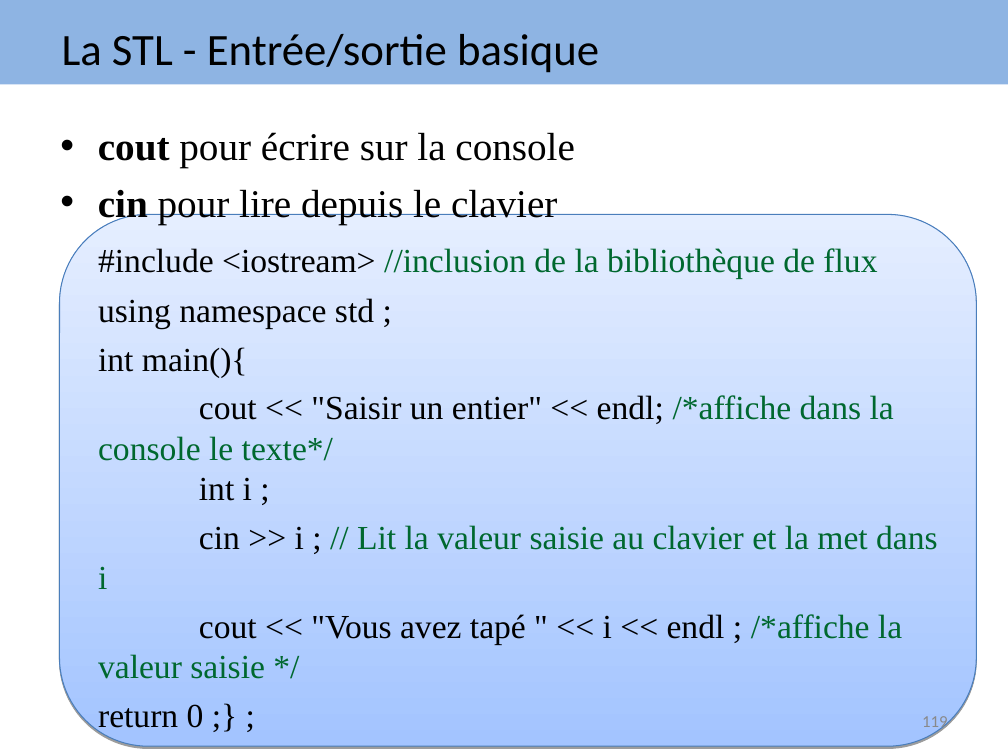
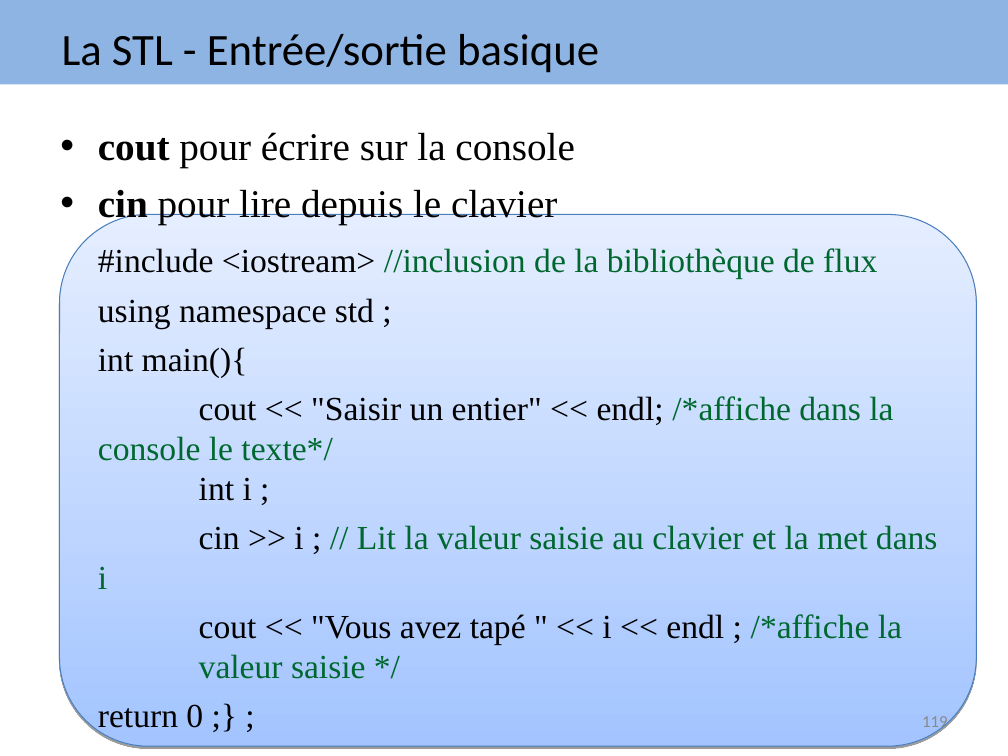
Before and after one commit to arnaudbirk/Formation-CPlusPlus, a slide deck: slide 119 of cours/Formation EVAFI C++.ppt. Drawn at 1008x756 pixels with LibreOffice and Linux fonts; fonts in the diff are those of the drawing. Boxes give left, top, right and bottom in pixels: in the first picture for what was removed or moved away, otherwise in the second. Text is boxed around its words. In the diff, an @@ line names an element or a change of style, - is before the commit and + after.

```diff
--- a/cours/Formation EVAFI C++.ppt
+++ b/cours/Formation EVAFI C++.ppt
@@ rounded rectangle at (59,215,977,747): fill gradient #A3C4FF to #E5EEFF to gradient #E5EEFF to #A3C4FF @@
@@ text at (98,248,938,734): indent changed @@
```
Also in this commit, not shown: 135 other slides changed.
